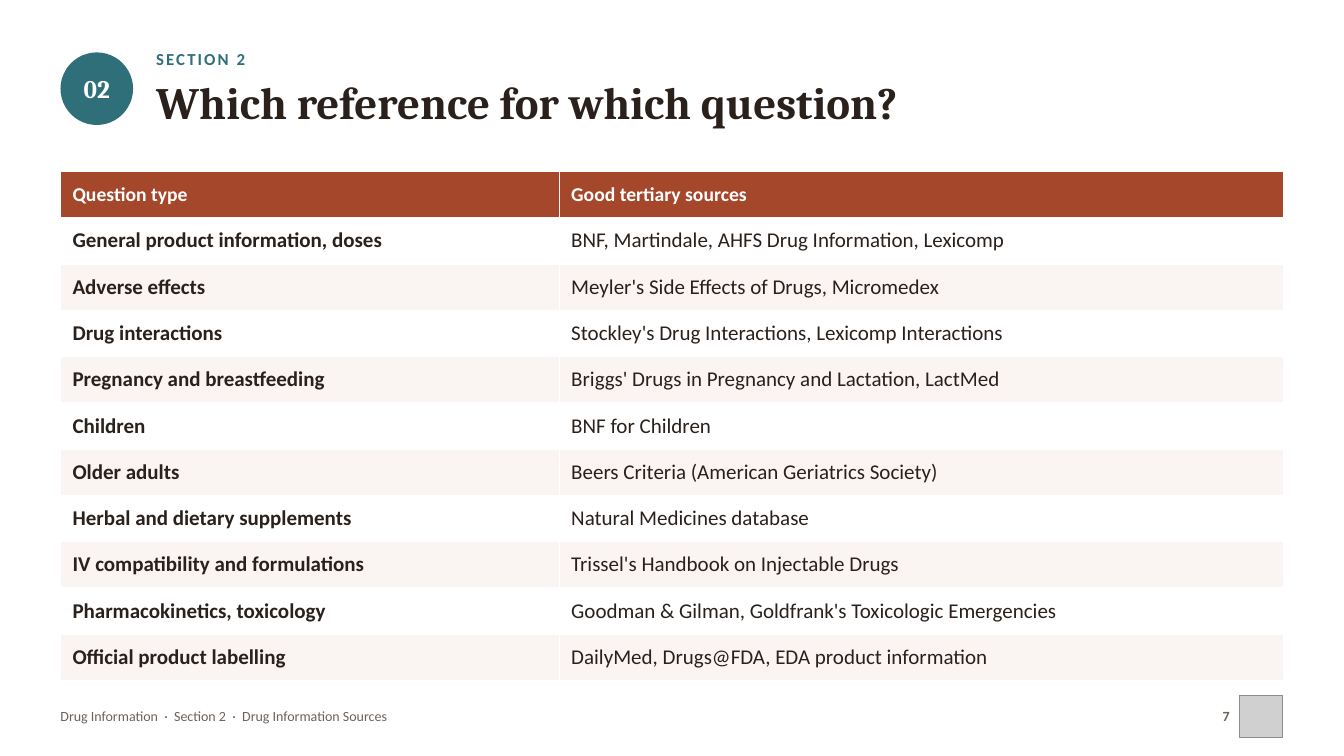
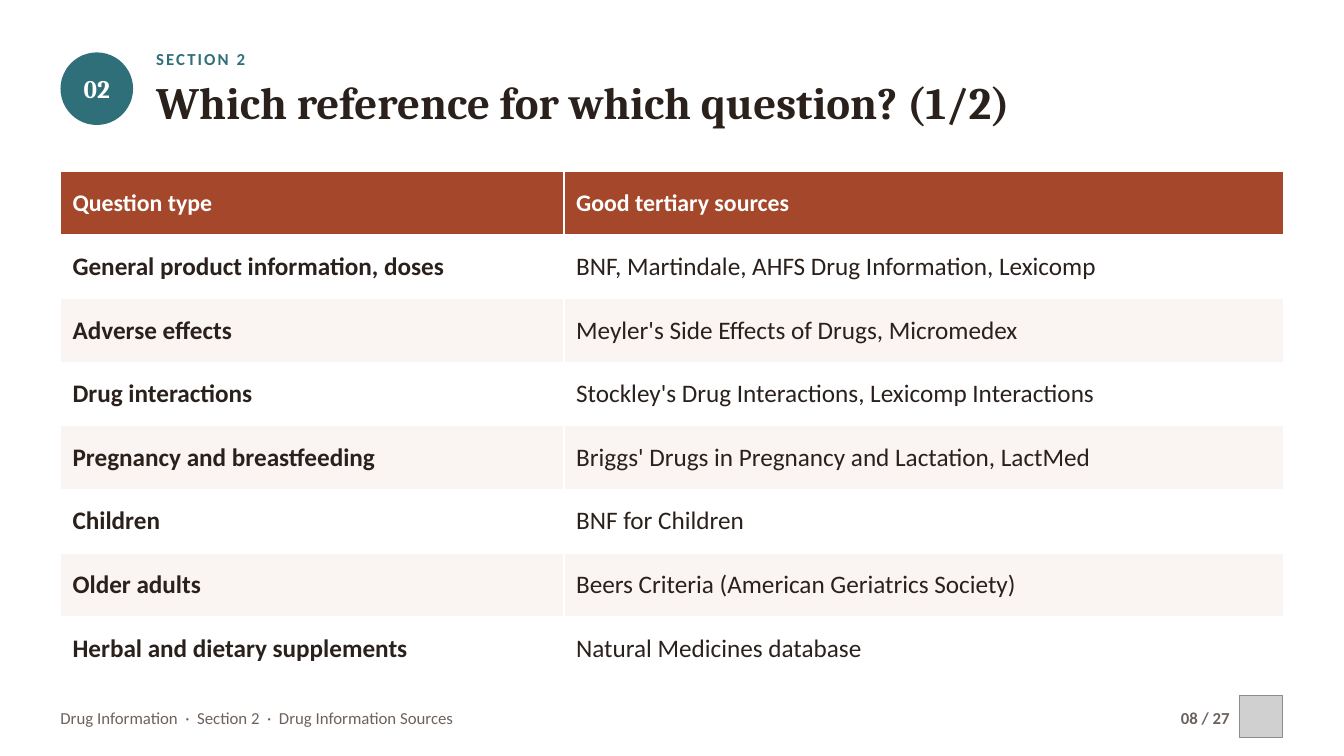
Before and after one commit to drrefaat18-ops/yasser, a slide deck: slide 8 of projects/drug-information-practical/slides/ch02-drug-information-sources.pptx (slide 7 before the commit). Drawn at 1344x756 pixels with LibreOffice and Linux fonts; fonts in the diff are those of the drawing; grey boxes stand for pictures. Boxes give left, top, right and bottom in pixels: in the first picture for what was removed or moved away, otherwise in the second. Text is boxed around its words. In the diff, an @@ line names an element or a change of style, - is before the commit and + after.

```diff
--- a/projects/drug-information-practical/slides/ch02-drug-information-sources.pptx
+++ b/projects/drug-information-practical/slides/ch02-drug-information-sources.pptx
@@ text at [156, 86, 1009, 129]: text changed @@
-Which reference for which question?
+Which reference for which question? (1/2)
@@ table at [60, 171, 1285, 681] @@
-row 9: IV compatibility and formulations | Trissel's Handbook on Injectable Drugs
-row 10: Pharmacokinetics, toxicology | Goodman & Gilman, Goldfrank's Toxicologic Emergencies
-row 11: Official product labelling | DailyMed, Drugs@FDA, EDA product information
@@ text "Drug Information · Section 2 ..." at [60, 712, 453, 727]: size 10 to 12 pt @@
@@ text at [1181, 712, 1230, 724]: text changed; size 10 to 12 pt @@
-7
+08 / 27
```
Also in this commit, not shown: 22 other slides changed, 2 slides added, 14 other files.
